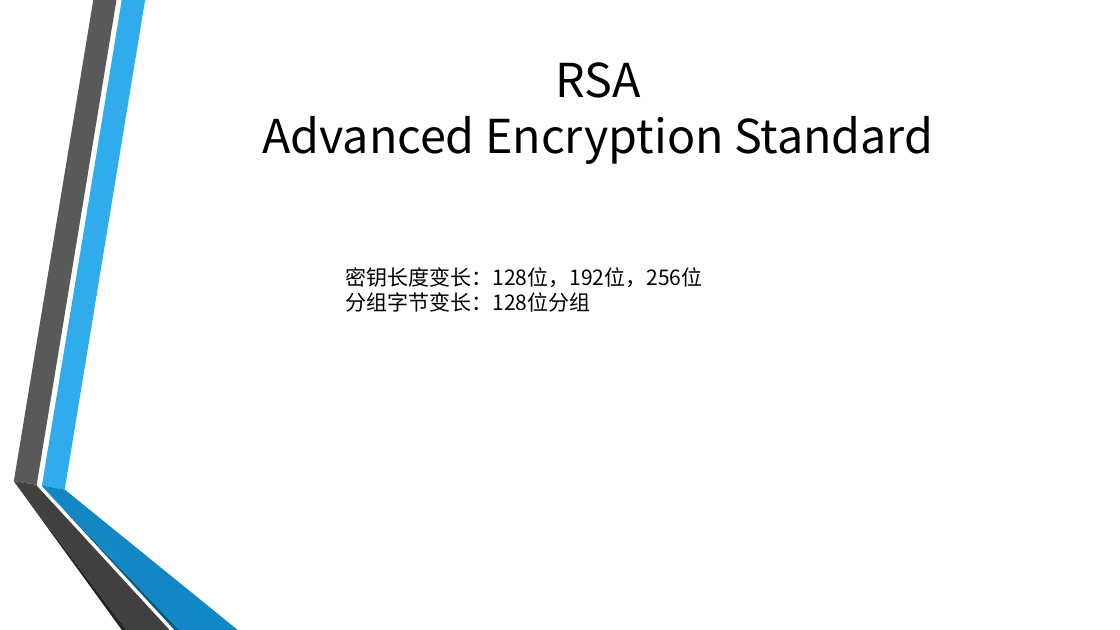
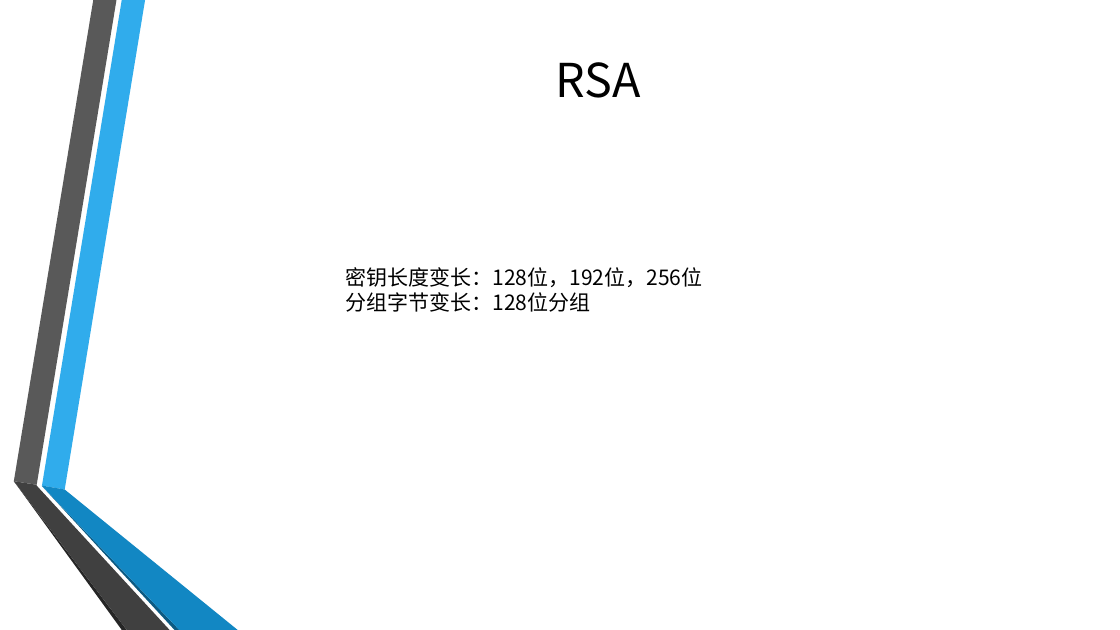
Before and after one commit to GloryXu/test-project, a slide deck: slide 13 of doc/安全.pptx. Drawn at 1120x630 pixels with LibreOffice and Linux fonts; fonts in the diff are those of the drawing; background and template pictures are left out. Boxes give left, top, right and bottom in pixels: in the first picture for what was removed or moved away, otherwise in the second. Text is boxed around its words. In the diff, an @@ line names an element or a change of style, - is before the commit and + after.

```diff
--- a/doc/安全.pptx
+++ b/doc/安全.pptx
@@ title at [555,62,640,98]: text changed @@
-RSA
-Advanced Encryption Standard
+RSA
```
Also in this commit, not shown: 2 other slides changed, 3 other files.
